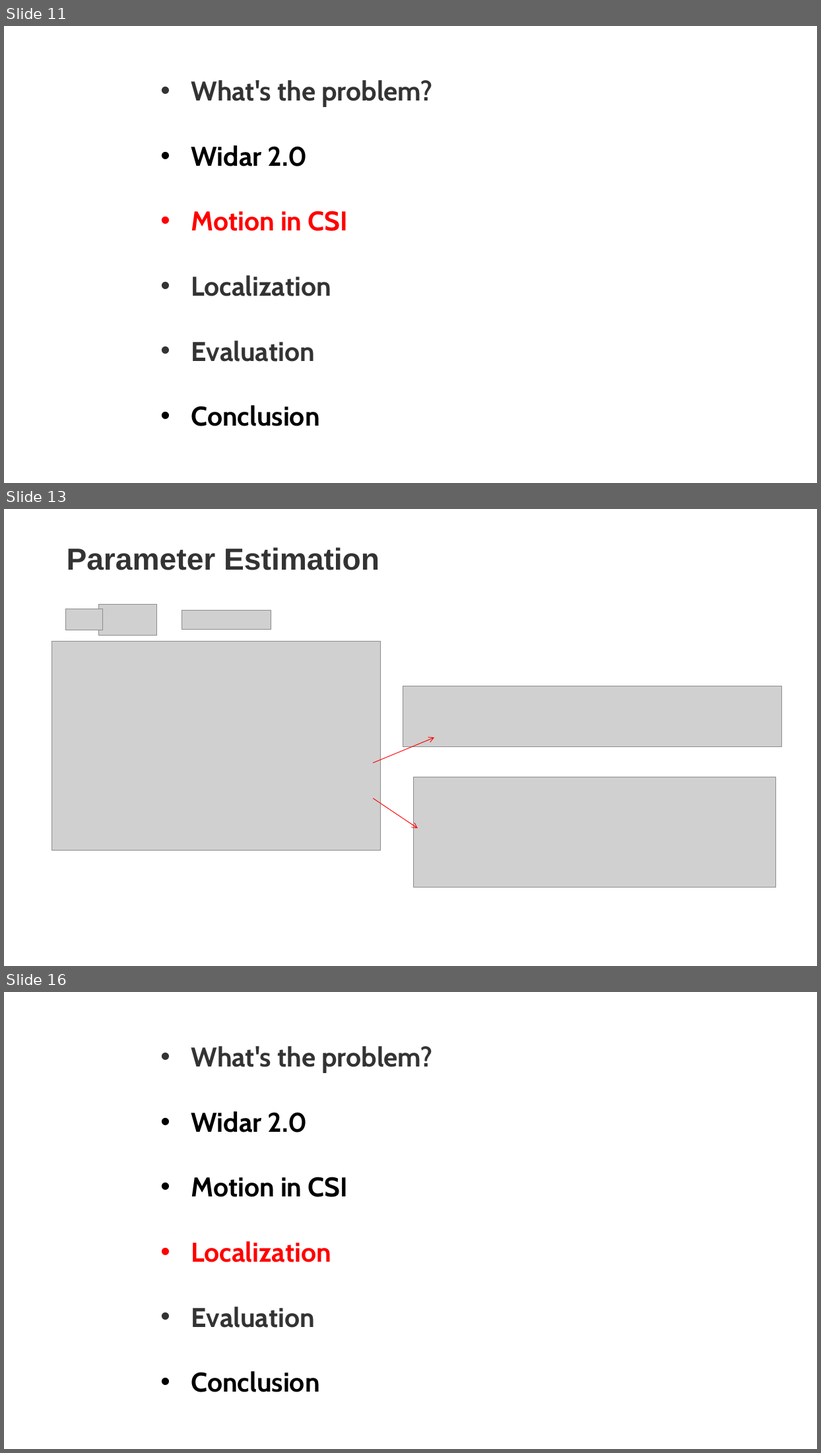
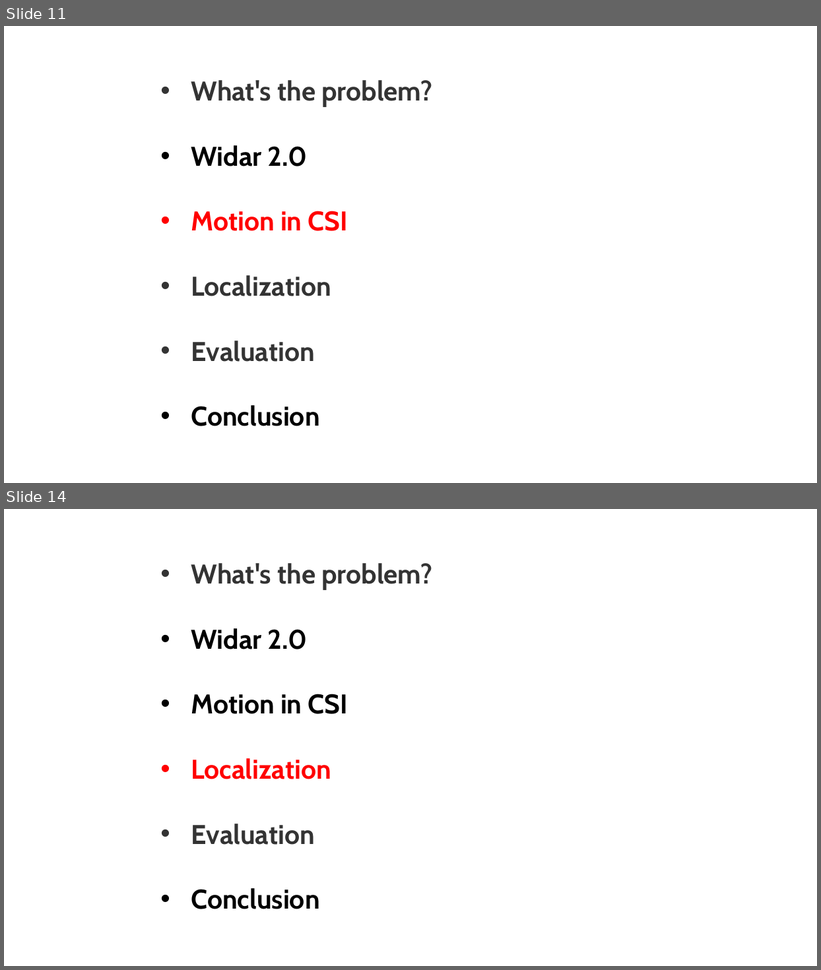
Before and after one commit to linxuyalun/courses, a slide deck: sjtu/iot/Widar2.0.pptx. Shown one above the other, each under a label of ours: slides 11, 13 and 16 before the commit, slides 11 and 14 after it; the slides between them are not shown. The pictures are 821x1453 and 821x970 pixels, drawn with LibreOffice and Linux fonts; fonts in the diff are those of the drawing; grey boxes stand for pictures. Boxes give left, top, right and bottom in pixels: in the first picture for what was removed or moved away, otherwise in the second. Text is boxed around its words. In the diff, an @@ line names an element or a change of style, - is before the commit and + after.

```diff
--- a/sjtu/iot/Widar2.0.pptx
+++ b/sjtu/iot/Widar2.0.pptx
@@ slide 13 removed at (4,509,817,966), background #FFFFFF @@
@@ text removed at (67,547,380,570) @@
-Parameter Estimation
@@ picture removed at (99,604,157,635) @@
@@ picture removed at (66,609,103,630) @@
@@ picture removed at (182,610,271,629) @@
@@ picture removed at (52,642,380,851) @@
@@ picture removed at (403,687,782,747) @@
@@ arrow removed from (373, 763) to (435, 738) @@
@@ picture removed at (413,777,776,887) @@
@@ arrow removed from (373, 799) to (418, 828) @@
@@ what was slide 16 is now slide 14 @@
```
Also in this commit, not shown: 2 slides changed, 9 slides added, 6 other slides removed.
